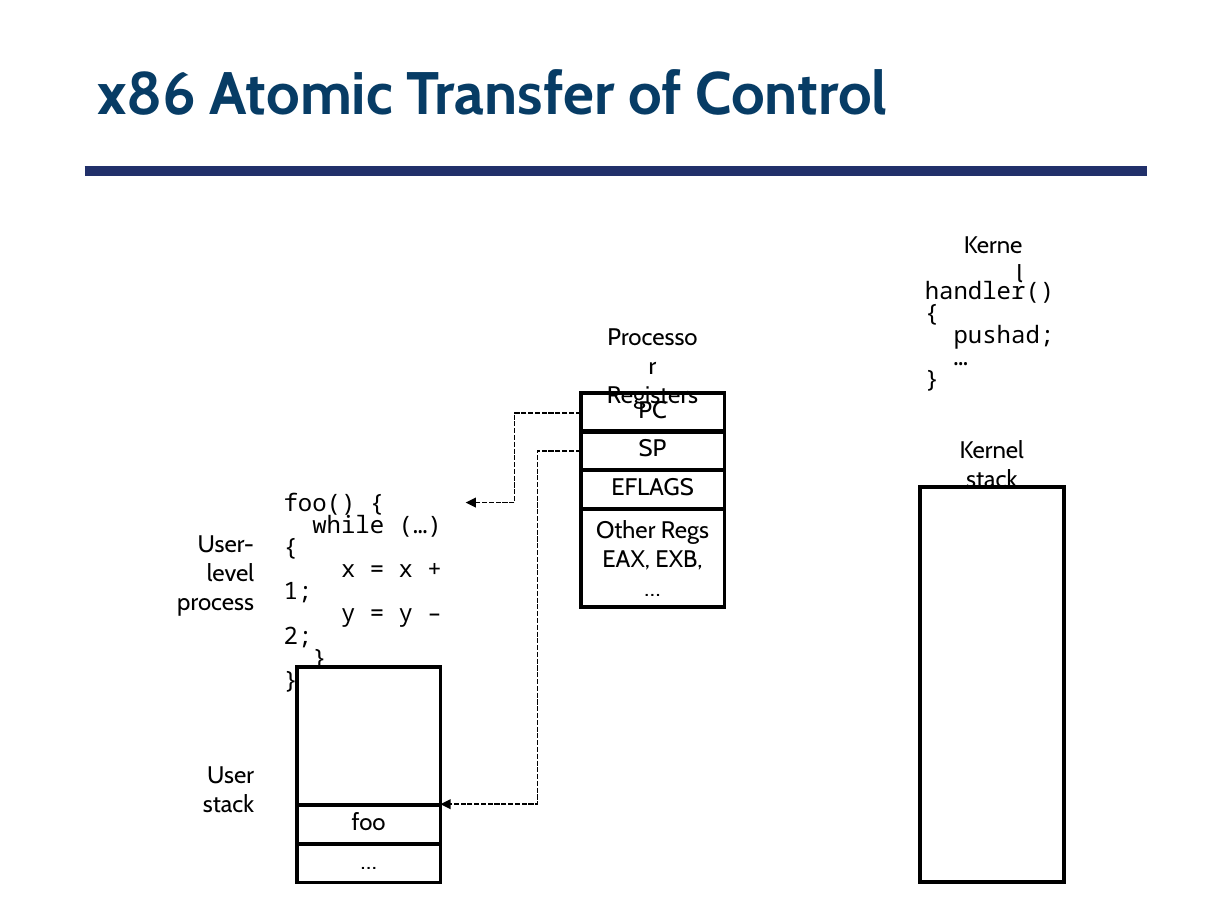
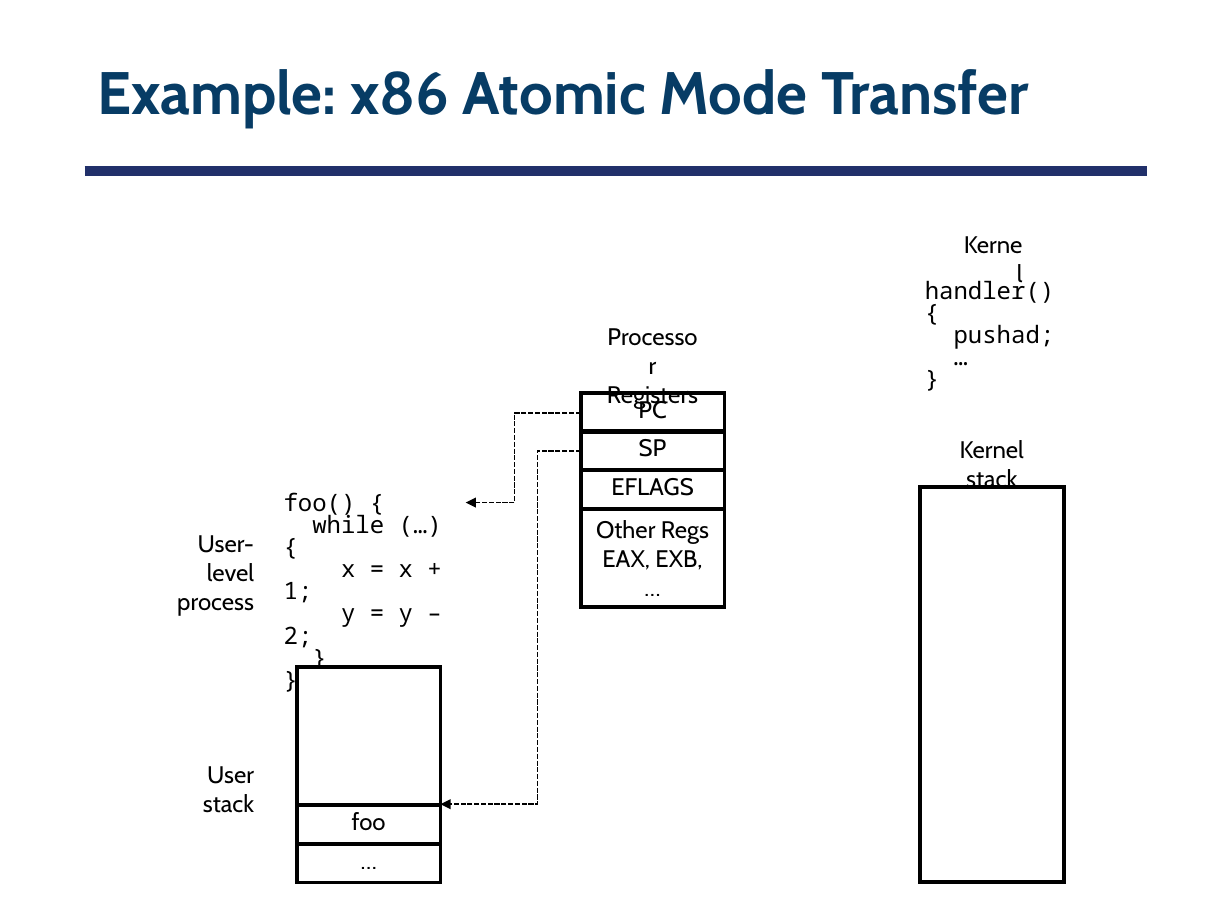
Before and after one commit to smajidzahedi/ECE350, a slide deck: slide 55 of 02-concepts.pptx (slide 58 before the commit). Drawn at 1232x924 pixels with LibreOffice and Linux fonts; fonts in the diff are those of the drawing. Boxes give left, top, right and bottom in pixels: in the first picture for what was removed or moved away, otherwise in the second. Text is boxed around its words. In the diff, an @@ line names an element or a change of style, - is before the commit and + after.

```diff
--- a/02-concepts.pptx
+++ b/02-concepts.pptx
@@ title at box(97, 69, 1029, 128): text changed @@
-x86 Atomic Transfer of Control
+Example: x86 Atomic Mode Transfer
```
Also in this commit, not shown: 7 other slides changed, 1 slide added, 1 slide removed, 3 other files.
